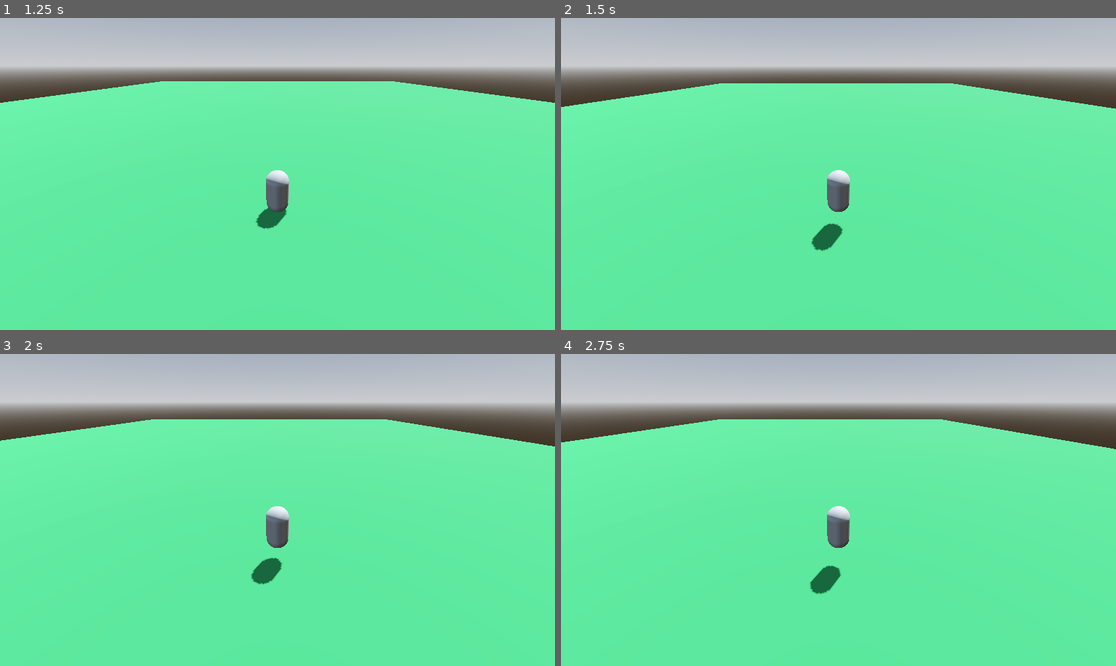
Above: before the commit, frames 1-4 (two rows, left to right).
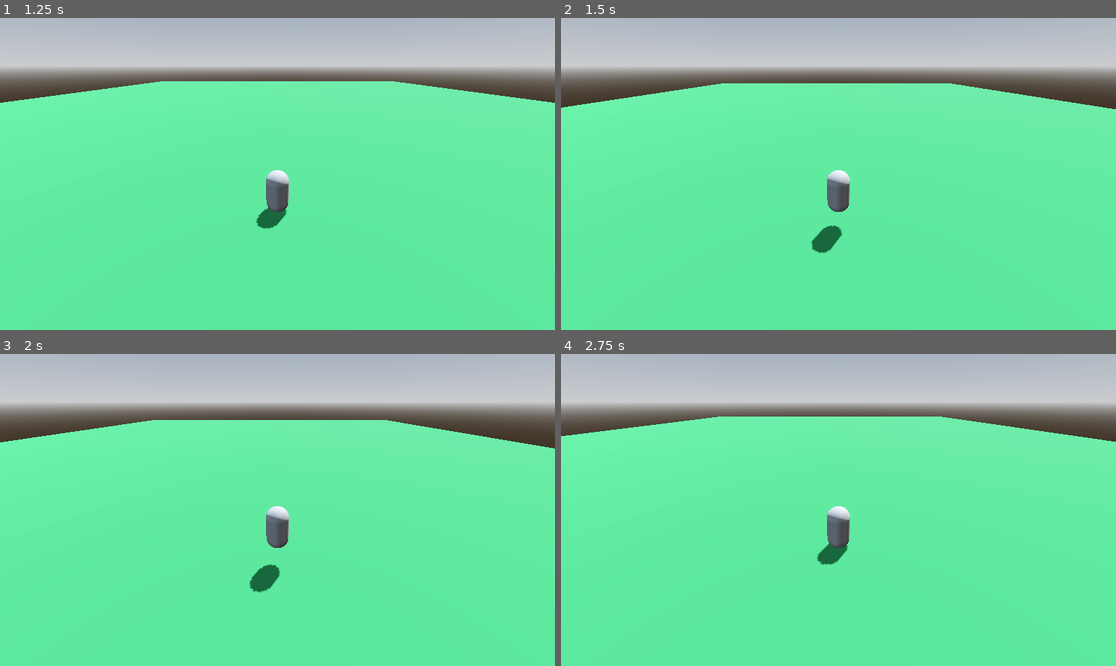
Above: after the commit, the same moments.

Repository: markfitz2014/merge-conflicts-demo
Game: Godot game, scene res://Scenes/Menu/menu.tscn
Same seed, same stepped clock (60 frames per second), same inputs: the game is played once before the commit and once after it.
Inputs:
- Up to frame 1 (1.25 s): click "PLAY" at 0.5 s
- Up to frame 2 (1.5 s): tap Enter (ui_accept) at 1.25 s; hold Right (ui_right) from 1.28 s (still down)
- Up to frame 3 (2 s): keep holding Right (ui_right); tap Enter (ui_accept) at 1.52 s
- Up to frame 4 (2.75 s): release Right (ui_right) at 2.03 s; hold Down (ui_down) from 2.03 s (still down); tap Enter (ui_accept) at 2.27 s

Frame 1 is identical in both runs. In frame 2, 0.2% of the frame differs, in the area x 0-100%, y 20-76%; in frame 3, 0.6%; in frame 4, 1.8%, in the area x 0-100%, y 20-78%.

Commit message:
Update player.gd
change jump velocity to 4.9.

Diff:
--- a/Scenes/Player/player.gd
+++ b/Scenes/Player/player.gd
@@ -2,7 +2,7 @@
 extends CharacterBody3D
 
 const SPEED = 5.0
-const JUMP_VELOCITY = 4.5
+const JUMP_VELOCITY = 4.9
 
 
 
